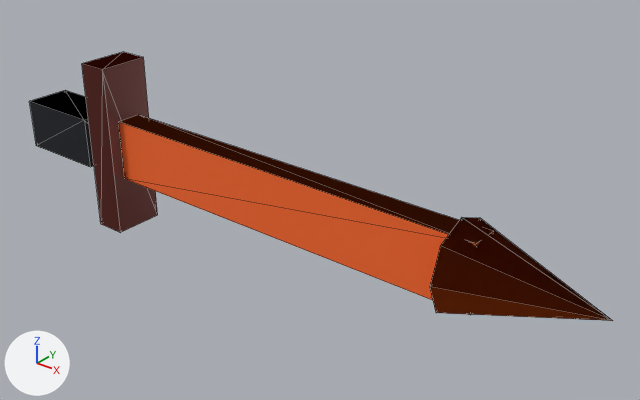
The glTF model public/assets/weapons/heroes/ember-spirit.glb, before and after one commit.
Both versions are drawn from a 50 mm camera at (1.491, -1.033, 0.668) aimed at (0.622, 0.054, -0.006). The lights are fixed; the arrows at lower left show +X, +Y and +Z. The picture after the commit comes second. Mesh edges are drawn as thin lines.

Names of what the first picture shows: 'ember-spirit-blade', 'ember-spirit-grip', 'ember-spirit-guard', 'ember-spirit-tip'.
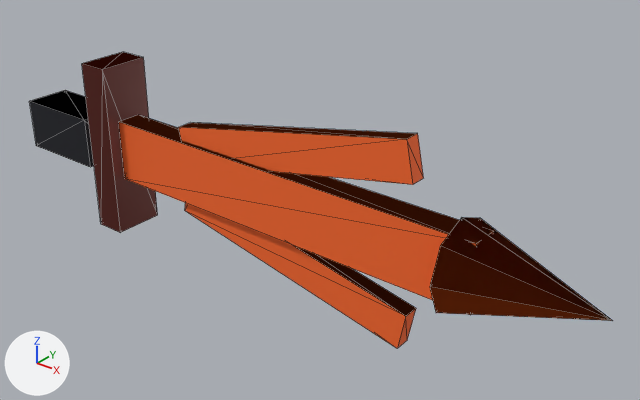
The change, as a list of edits to the scene's bpy script:
```text
Add me_ember_spirit_flame_sword_flame_fin_001:
    me_ember_spirit_flame_sword_flame_fin_001.from_pydata([(0.838, 0.015, -0.184), (0.852, 0.015, -0.115), (0.852, -0.015, -0.115), (0.838, -0.015, -0.184), (0.362, 0.015, -0.016), (0.348, 0.015, -0.085), (0.348, -0.015, -0.085), (0.362, -0.015, -0.016)], [], [(0, 1, 2), (0, 2, 3), (4, 5, 6), (4, 6, 7), (4, 1, 2), (4, 2, 7), (5, 6, 3), (5, 3, 0), (6, 3, 2), (6, 2, 7), (0, 5, 4), (0, 4, 1)])
    me_ember_spirit_flame_sword_flame_fin_001.materials.append(mat_primary)  # orange #ff6b2a
Add me_ember_spirit_flame_sword_flame_fin:
    me_ember_spirit_flame_sword_flame_fin.from_pydata([(0.852, 0.015, 0.115), (0.838, 0.015, 0.184), (0.838, -0.015, 0.184), (0.852, -0.015, 0.115), (0.348, 0.015, 0.085), (0.362, 0.015, 0.016), (0.362, -0.015, 0.016), (0.348, -0.015, 0.085)], [], [(0, 1, 2), (0, 2, 3), (4, 5, 6), (4, 6, 7), (4, 1, 2), (4, 2, 7), (5, 6, 3), (5, 3, 0), (6, 3, 2), (6, 2, 7), (0, 5, 4), (0, 4, 1)])
    me_ember_spirit_flame_sword_flame_fin.materials.append(mat_primary)  # orange #ff6b2a
Add ob_ember_spirit_flame_fin_001:
    ob_ember_spirit_flame_fin_001 = bpy.data.objects.new('ember-spirit-flame-fin.001', me_ember_spirit_flame_sword_flame_fin_001)
    ob_ember_spirit_flame_fin_001.location = (0.0, 0.0, 0.0)
Add ob_ember_spirit_flame_fin:
    ob_ember_spirit_flame_fin = bpy.data.objects.new('ember-spirit-flame-fin', me_ember_spirit_flame_sword_flame_fin)
    ob_ember_spirit_flame_fin.location = (0.0, 0.0, 0.0)
```

Pixel boxes [x1, y1, x2, y2] of what changed, in the pictures (640 x 400 px):
'ember-spirit-flame-fin', added (orange)
    after: [179, 122, 423, 185]
'ember-spirit-flame-fin.001', added (orange)
    after: [185, 203, 416, 348]
